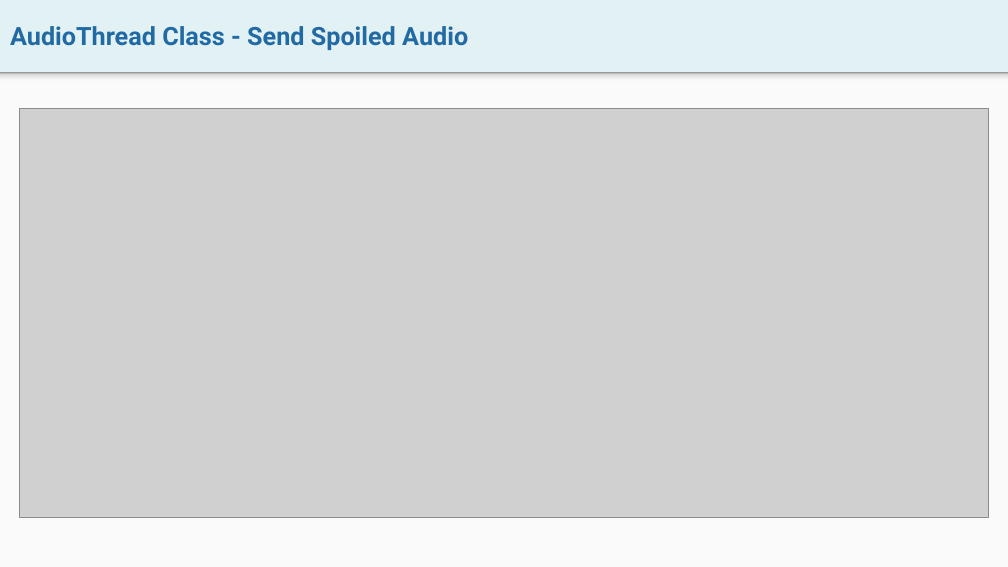
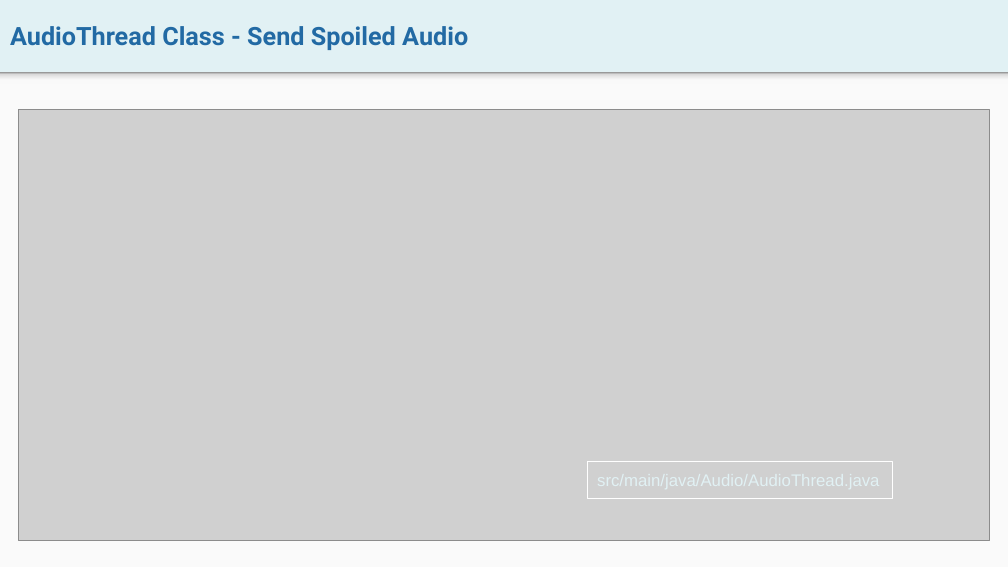
Before and after one commit to danielepelleg/VoIP, a slide deck: slide 20 of Documentation/VoIP UserAgent - Presentation.pptx (slide 12 before the commit). Drawn at 1008x567 pixels with LibreOffice and Linux fonts; fonts in the diff are those of the drawing; grey boxes stand for pictures. Boxes give left, top, right and bottom in pixels: in the first picture for what was removed or moved away, otherwise in the second. Text is boxed around its words. In the diff, an @@ line names an element or a change of style, - is before the commit and + after.

```diff
--- a/Documentation/VoIP UserAgent - Presentation.pptx
+++ b/Documentation/VoIP UserAgent - Presentation.pptx
@@ picture: place and size @@
-picture at [19,109,988,518]
+picture at [18,110,989,540]
@@ rectangle added at [587,462,892,499], outline #FFFFFF 0.75 pt @@
```
Also in this commit, not shown: 7 other slides changed, 14 slides added, 5 slides removed, 4 other files.
